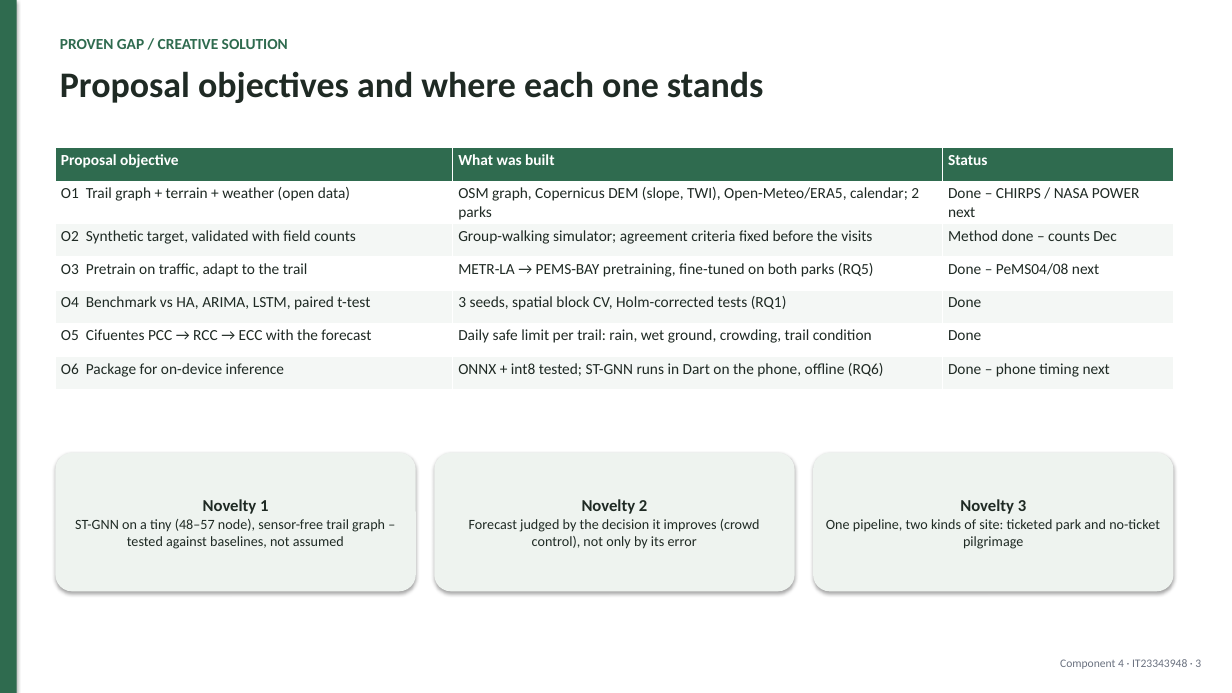
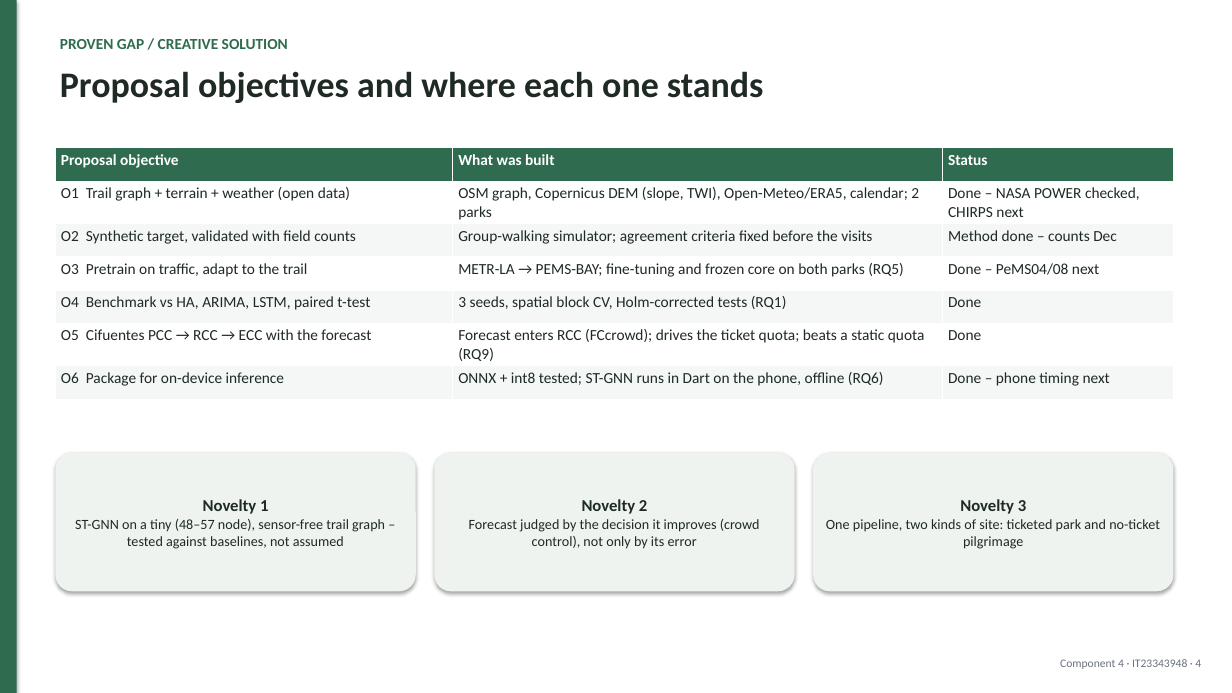
Before and after one commit to mirshadahamed/Decentralized-Hiking-AI, a slide deck: slide 4 of research/component_4/docs/slides/PP1_Component4.pptx (slide 3 before the commit). Drawn at 1232x693 pixels with LibreOffice and Linux fonts; fonts in the diff are those of the drawing. Boxes give left, top, right and bottom in pixels: in the first picture for what was removed or moved away, otherwise in the second. Text is boxed around its words. In the diff, an @@ line names an element or a change of style, - is before the commit and + after.

```diff
--- a/research/component_4/docs/slides/PP1_Component4.pptx
+++ b/research/component_4/docs/slides/PP1_Component4.pptx
@@ table at <box>55,148,1174,390</box> @@
-row 2, column 3: Done – CHIRPS / NASA POWER next
+row 2, column 3: Done – NASA POWER checked, CHIRPS next
-row 4, column 2: METR-LA → PEMS-BAY pretraining, fine-tuned on both parks (RQ5)
+row 4, column 2: METR-LA → PEMS-BAY; fine-tuning and frozen core on both parks (RQ5)
-row 6, column 2: Daily safe limit per trail: rain, wet ground, crowding, trail condition
+row 6, column 2: Forecast enters RCC (FCcrowd); drives the ticket quota; beats a static quota (RQ9)
@@ text at <box>1060,659,1201,669</box>: text changed @@
-Component 4 · IT23343948 · 3
+Component 4 · IT23343948 · 4
```
Also in this commit, not shown: 23 other slides changed, 4 slides added, 27 other files.
